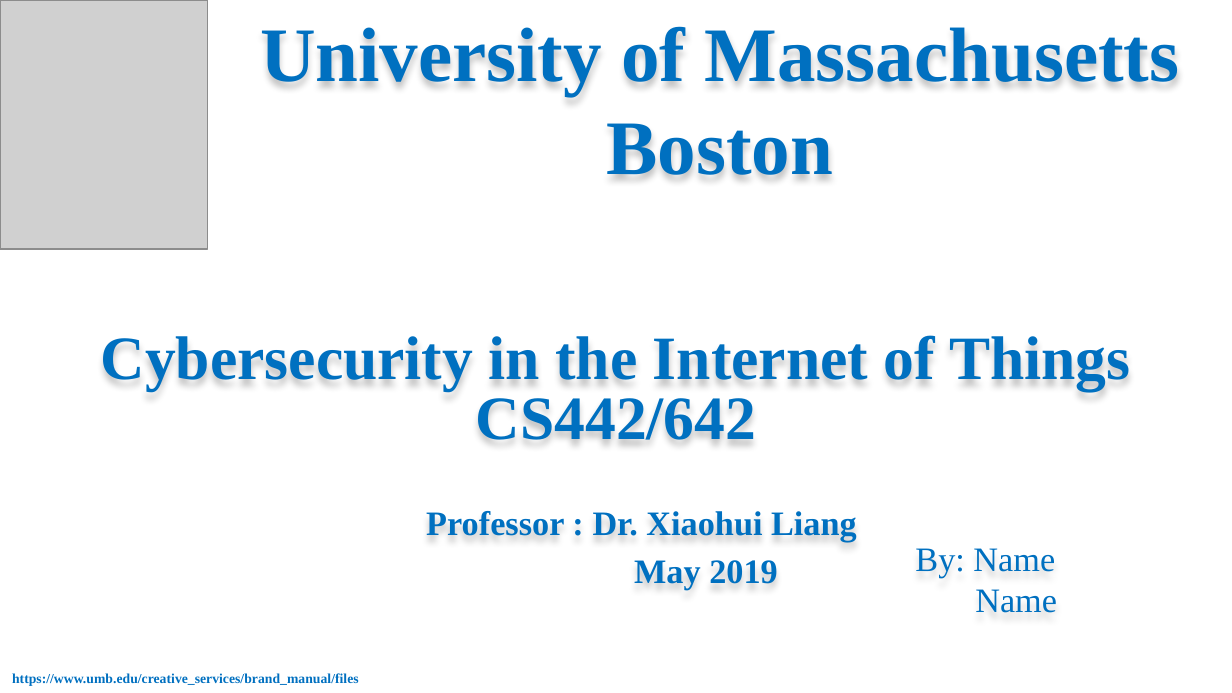
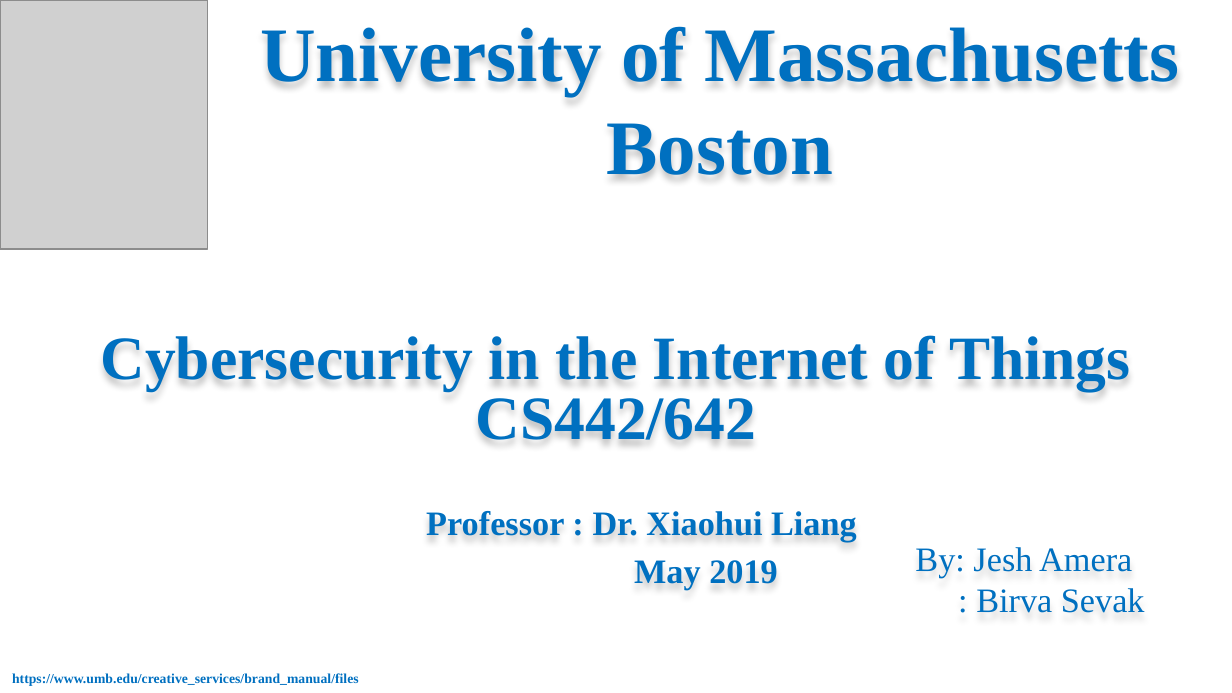
Before and after one commit to simulationpoint/cs442IoTProject, a slide deck: slide 1 of CS442IoTProject .pptx. Drawn at 1232x693 pixels with LibreOffice and Linux fonts; fonts in the diff are those of the drawing; grey boxes stand for pictures. Boxes give left, top, right and bottom in pixels: in the first picture for what was removed or moved away, otherwise in the second. Text is boxed around its words. In the diff, an @@ line names an element or a change of style, - is before the commit and + after.

```diff
--- a/CS442IoTProject .pptx
+++ b/CS442IoTProject .pptx
@@ text at (x1=915, y1=547, x2=1145, y2=613): text changed @@
-By: Name
-Name
+By: Jesh Amera
+: Birva Sevak
```
Also in this commit, not shown: 1 slide added, 1 slide removed.
